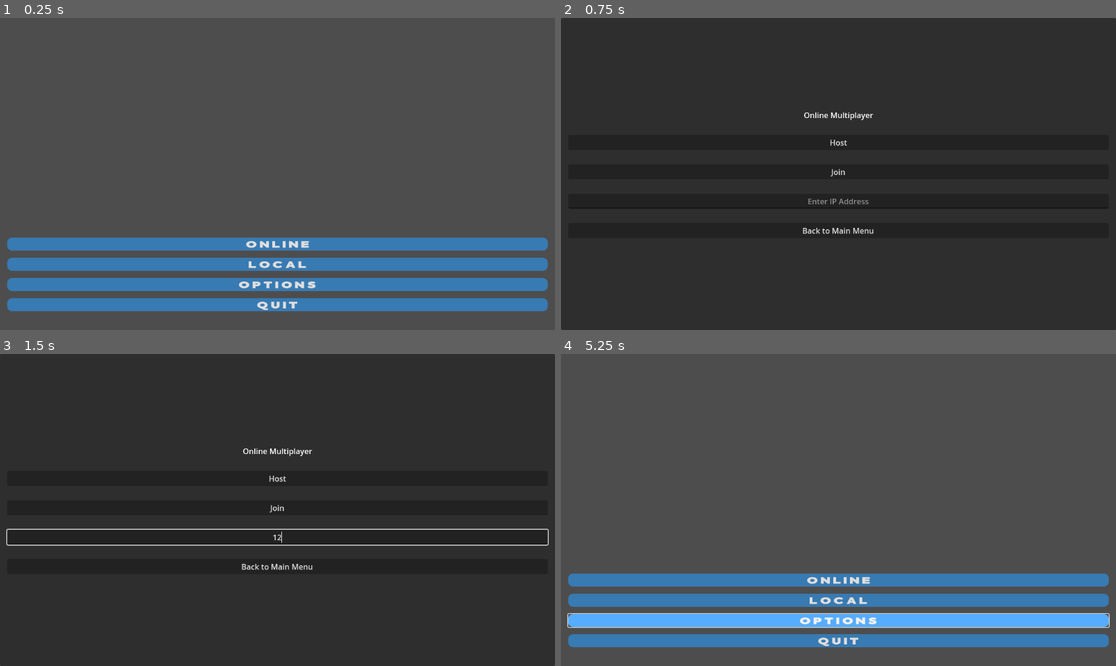
Above: before the commit, frames 1-4 (two rows, left to right).
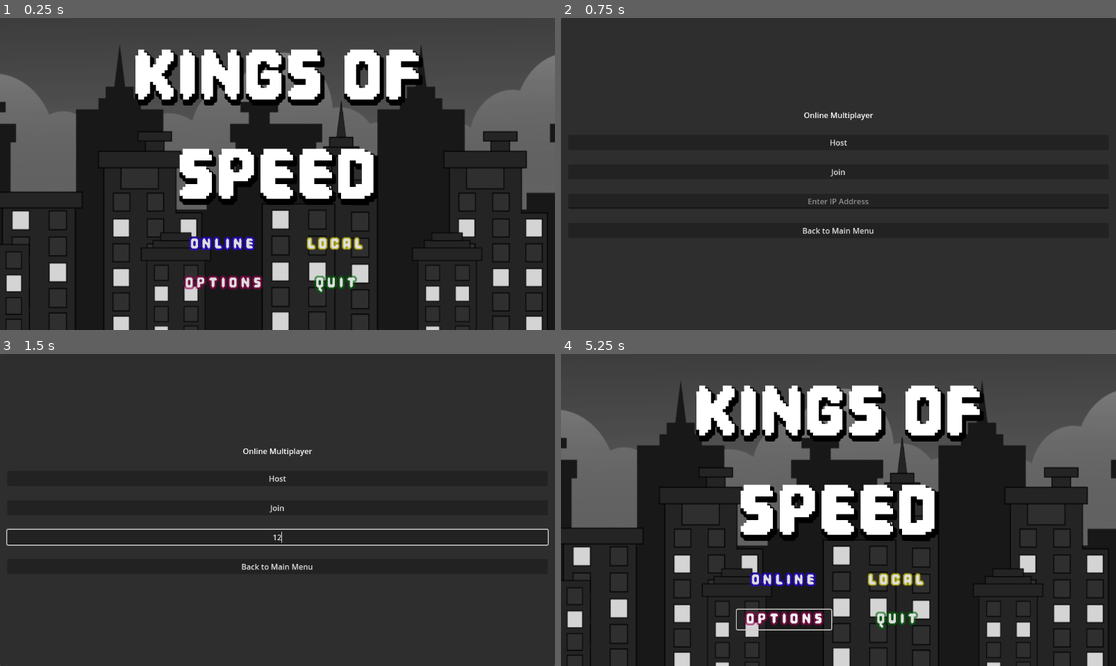
Above: after the commit, the same moments.

Repository: Puhalenthi/King-of-Speed
Game: Godot game, scene res://Scenes/MainMenu.tscn
Two runs of this game, one before a commit and one after it. Both use one fixed random seed, a clock stepped at 60 frames per second and the inputs below. Video files are missing from this copy of the repository; at most half a second of black plays in their place.
Inputs (mouse positions are in pixels of both pictures, inside the frame that each line leads up to):
- Up to frame 1 (0.25 s): no input
- Up to frame 2 (0.75 s): click "O N L I N E" at 0.5 s
- Up to frame 3 (1.5 s): click (277, 538) at 1.27 s; type "12" at 1.35 s
- Up to frame 4 (5.25 s): click "Back to Main Menu" at 2 s; click "L O C A L" at 2.75 s; click (838, 481) at 3.52 s; type "Alex" at 3.6 s; click (838, 534) at 3.75 s; type "Alex" at 3.83 s; click "Back to Main Menu" at 4.25 s; click "O P T I O N S" at 5 s

The runs differ from the first frame. In frame 1, 76% of the frame differs, in the area x 0-100%, y 8-100%; in frame 2, nothing differs; in frame 3, nothing differs; in frame 4, 76%.

Commit message:
menu overhaul

Diff:
--- a/kingofspeed/Scenes/MainMenu.tscn
+++ b/kingofspeed/Scenes/MainMenu.tscn
@@ -1,20 +1,20 @@
 [gd_scene load_steps=12 format=3 uid="uid://bey1012cmyh0m"]
 
-[ext_resource type="VideoStream" uid="uid://cck0bstdp31d6" path="res://mn.ogv" id="1_ghw46"]
-[ext_resource type="FontFile" uid="uid://drudngol87yc" path="res://NCLNeovibes-Demo.otf" id="2_df05h"]
+[ext_resource type="Texture2D" uid="uid://dhciti4qkal5i" path="res://Images/YLmx3q-modified.png" id="1_8um5k"]
 [ext_resource type="Script" uid="uid://bwds345lnfc65" path="res://Scripts/PlayLocal.gd" id="3_8um5k"]
 [ext_resource type="Script" uid="uid://b60wcvbbf725i" path="res://Scripts/PlayOnline.gd" id="3_df05h"]
 [ext_resource type="Script" uid="uid://chevttyx8rct8" path="res://Scripts/MainQuit.gd" id="4_xim88"]
+[ext_resource type="FontFile" uid="uid://q4s1an2fkmo4" path="res://Pixel Game.otf" id="5_df05h"]
 
 [sub_resource type="StyleBoxFlat" id="StyleBoxFlat_cayip"]
-bg_color = Color(0.335463, 0.675451, 1, 1)
+bg_color = Color(0.337255, 0.67451, 1, 0)
 corner_radius_top_left = 10
 corner_radius_top_right = 10
 corner_radius_bottom_right = 10
 corner_radius_bottom_left = 10
 
 [sub_resource type="StyleBoxFlat" id="StyleBoxFlat_158mb"]
-bg_color = Color(0.160784, 0.615686, 1, 0.568627)
+bg_color = Color(0.160784, 0.615686, 1, 0)
 border_color = Color(0.160784, 0.615686, 1, 0.568627)
 corner_radius_top_left = 10
 corner_radius_top_right = 10
@@ -22,28 +22,28 @@
 corner_radius_bottom_left = 10
 
 [sub_resource type="StyleBoxFlat" id="StyleBoxFlat_jsrd8"]
-bg_color = Color(0.337255, 0.67451, 1, 1)
+bg_color = Color(0.337255, 0.67451, 1, 0)
 corner_radius_top_left = 10
 corner_radius_top_right = 10
 corner_radius_bottom_right = 10
 corner_radius_bottom_left = 10
 
 [sub_resource type="StyleBoxFlat" id="StyleBoxFlat_wwsa2"]
-bg_color = Color(0.160784, 0.615686, 1, 0.568627)
+bg_color = Color(0.160784, 0.615686, 1, 0)
 corner_radius_top_left = 10
 corner_radius_top_right = 10
 corner_radius_bottom_right = 10
 corner_radius_bottom_left = 10
 
 [sub_resource type="StyleBoxFlat" id="StyleBoxFlat_wbdvm"]
-bg_color = Color(0.337255, 0.67451, 1, 1)
+bg_color = Color(0.337255, 0.67451, 1, 0)
 corner_radius_top_left = 10
 corner_radius_top_right = 10
 corner_radius_bottom_right = 10
 corner_radius_bottom_left = 10
 
 [sub_resource type="StyleBoxFlat" id="StyleBoxFlat_q3rjx"]
-bg_color = Color(0.160784, 0.615686, 1, 0.568627)
+bg_color = Color(0.160784, 0.615686, 1, 0)
 corner_radius_top_left = 10
 corner_radius_top_right = 10
 corner_radius_bottom_right = 10
@@ -51,25 +51,77 @@
 
 [node name="Node2D" type="Node2D"]
 
-[node name="VideoStreamPlayer" type="VideoStreamPlayer" parent="."]
-offset_left = -649.0
-offset_top = -368.0
-offset_right = 661.0
-offset_bottom = 379.0
-stream = ExtResource("1_ghw46")
-autoplay = true
-loop = true
+[node name="YLmx3q-modified" type="Sprite2D" parent="."]
+position = Vector2(628, 477)
+scale = Vector2(1.27422, 1.39306)
+texture = ExtResource("1_8um5k")
 
-[node name="Camera2D" type="Camera2D" parent="."]
+[node name="PlayOnline" type="Button" parent="."]
+offset_left = 363.0
+offset_top = 450.0
+offset_right = 559.0
+offset_bottom = 491.0
+theme_override_colors/font_outline_color = Color(0.168862, 3.85046e-07, 0.98201, 0.619608)
+theme_override_constants/outline_size = 15
+theme_override_fonts/font = ExtResource("5_df05h")
+theme_override_font_sizes/font_size = 40
+theme_override_styles/hover = SubResource("StyleBoxFlat_cayip")
+theme_override_styles/normal = SubResource("StyleBoxFlat_158mb")
+text = "O N L I N E"
+script = ExtResource("3_df05h")
+
+[node name="PlayLocal" type="Button" parent="."]
+offset_left = 597.0
+offset_top = 450.0
+offset_right = 793.0
+offset_bottom = 491.0
+theme_override_colors/font_outline_color = Color(0.968627, 0.933333, 0, 0.619608)
+theme_override_constants/outline_size = 10
+theme_override_fonts/font = ExtResource("5_df05h")
+theme_override_font_sizes/font_size = 40
+theme_override_styles/hover = SubResource("StyleBoxFlat_cayip")
+theme_override_styles/normal = SubResource("StyleBoxFlat_158mb")
+text = "L O C A L"
+script = ExtResource("3_8um5k")
+
+[node name="Options" type="Button" parent="."]
+offset_left = 365.0
+offset_top = 531.0
+offset_right = 561.0
+offset_bottom = 572.0
+theme_override_colors/font_outline_color = Color(0.625802, 4.81308e-08, 0.321785, 0.619608)
+theme_override_constants/outline_size = 15
+theme_override_fonts/font = ExtResource("5_df05h")
+theme_override_font_sizes/font_size = 40
+theme_override_styles/hover = SubResource("StyleBoxFlat_jsrd8")
+theme_override_styles/normal = SubResource("StyleBoxFlat_wwsa2")
+text = "O P T I O N S"
+
+[node name="Quit" type="Button" parent="."]
+offset_left = 599.0
+offset_top = 531.0
+offset_right = 795.0
+offset_bottom = 572.0
+theme_override_colors/font_outline_color = Color(0, 0.418413, 0.0370501, 0.619608)
+theme_override_constants/outline_size = 15
+theme_override_fonts/font = ExtResource("5_df05h")
+theme_override_font_sizes/font_size = 40
+theme_override_styles/hover = SubResource("StyleBoxFlat_wbdvm")
+theme_override_styles/normal = SubResource("StyleBoxFlat_q3rjx")
+text = "Q U I T"
+script = ExtResource("4_xim88")
 
 [node name="CanvasLayer" type="CanvasLayer" parent="."]
+visible = false
 
 [node name="MarginContainer" type="MarginContainer" parent="CanvasLayer"]
 anchors_preset = 15
 anchor_right = 1.0
 anchor_bottom = 1.0
-offset_top = 441.0
-offset_bottom = 441.0
+offset_left = 469.0
+offset_top = 418.0
+offset_right = -457.0
+offset_bottom = -44.0
 grow_horizontal = 2
 grow_vertical = 2
 theme_override_constants/margin_left = 15
@@ -81,41 +133,22 @@
 layout_mode = 2
 theme_override_constants/separation = 15
 
-[node name="PlayOnline" type="Button" parent="CanvasLayer/MarginContainer/VBoxContainer"]
-layout_mode = 2
-theme_override_fonts/font = ExtResource("2_df05h")
-theme_override_font_sizes/font_size = 20
-theme_override_styles/hover = SubResource("StyleBoxFlat_cayip")
-theme_override_styles/normal = SubResource("StyleBoxFlat_158mb")
-text = "O N L I N E"
-script = ExtResource("3_df05h")
+[node name="Label" type="Label" parent="."]
+offset_left = 55.0
+offset_top = 28.0
+offset_right = 1094.0
+offset_bottom = 437.0
+theme_override_colors/font_shadow_color = Color(0, 0, 0, 1)
+theme_override_constants/shadow_offset_x = 4
+theme_override_constants/shadow_offset_y = 8
+theme_override_constants/shadow_outline_size = 18
+theme_override_fonts/font = ExtResource("5_df05h")
+theme_override_font_sizes/font_size = 200
+text = "KINGS OF
+SPEED"
+horizontal_alignment = 1
+vertical_alignment = 1
 
-[node name="PlayLocal" type="Button" parent="CanvasLayer/MarginContainer/VBoxContainer"]
-layout_mode = 2
-theme_override_fonts/font = ExtResource("2_df05h")
-theme_override_font_sizes/font_size = 20
-theme_override_styles/hover = SubResource("StyleBoxFlat_cayip")
-theme_override_styles/normal = SubResource("StyleBoxFlat_158mb")
-text = "L O C A L"
-script = ExtResource("3_8um5k")
-
-[node name="Options" type="Button" parent="CanvasLayer/MarginContainer/VBoxContainer"]
-layout_mode = 2
-theme_override_fonts/font = ExtResource("2_df05h")
-theme_override_font_sizes/font_size = 20
-theme_override_styles/hover = SubResource("StyleBoxFlat_jsrd8")
-theme_override_styles/normal = SubResource("StyleBoxFlat_wwsa2")
-text = "O P T I O N S"
-
-[node name="Quit" type="Button" parent="CanvasLayer/MarginContainer/VBoxContainer"]
-layout_mode = 2
-theme_override_fonts/font = ExtResource("2_df05h")
-theme_override_font_sizes/font_size = 20
-theme_override_styles/hover = SubResource("StyleBoxFlat_wbdvm")
-theme_override_styles/normal = SubResource("StyleBoxFlat_q3rjx")
-text = "Q U I T"
-script = ExtResource("4_xim88")
-
-[connection signal="pressed" from="CanvasLayer/MarginContainer/VBoxContainer/PlayOnline" to="CanvasLayer/MarginContainer/VBoxContainer/PlayOnline" method="_on_pressed"]
-[connection signal="pressed" from="CanvasLayer/MarginContainer/VBoxContainer/PlayLocal" to="CanvasLayer/MarginContainer/VBoxContainer/PlayLocal" method="_on_pressed"]
-[connection signal="pressed" from="CanvasLayer/MarginContainer/VBoxContainer/Quit" to="CanvasLayer/MarginContainer/VBoxContainer/Quit" method="_on_pressed"]
+[connection signal="pressed" from="PlayOnline" to="PlayOnline" method="_on_pressed"]
+[connection signal="pressed" from="PlayLocal" to="PlayLocal" method="_on_pressed"]
+[connection signal="pressed" from="Quit" to="Quit" method="_on_pressed"]
--- a/kingofspeed/Scenes/Player.tscn
+++ b/kingofspeed/Scenes/Player.tscn
@@ -1,28 +1,377 @@
-[gd_scene load_steps=5 format=3 uid="uid://m4440o4jhv4t"]
-
-[ext_resource type="Script" uid="uid://d0v2anfpprdpg" path="res://Scripts/Player.gd" id="1_rpqav"]
-[ext_resource type="Texture2D" uid="uid://k4es1jdu27gl" path="res://Images/arrow.png" id="2_kyqiw"]
-
-[sub_resource type="BoxMesh" id="BoxMesh_qbkls"]
-
-[sub_resource type="RectangleShape2D" id="RectangleShape2D_cvnsp"]
-size = Vector2(20, 32)
+[gd_scene load_steps=55 format=3 uid="uid://cwsvyy7jtxxy5"]
+
+[ext_resource type="Texture2D" uid="uid://cbfetk8qf0umx" path="res://Sprites/Player/Speed_Boost_Running.png" id="1_fkybt"]
+[ext_resource type="Texture2D" uid="uid://b4yn4au0wbjrt" path="res://Sprites/Player/Falling.png" id="2_x3wgy"]
+[ext_resource type="Texture2D" uid="uid://cyxsrvi0llb1k" path="res://Sprites/Player/Stop_Running.png" id="3_3smsa"]
+[ext_resource type="Texture2D" uid="uid://dr8x5gfir2ode" path="res://Sprites/Player/Running.png" id="4_8erm5"]
+[ext_resource type="Texture2D" uid="uid://bahvw1wh00nou" path="res://Sprites/Player/Wall Jump.png" id="5_f1ek2"]
+
+[sub_resource type="AtlasTexture" id="AtlasTexture_tx1dd"]
+atlas = ExtResource("1_fkybt")
+region = Rect2(0, 0, 128, 128)
+
+[sub_resource type="AtlasTexture" id="AtlasTexture_gymyn"]
+atlas = ExtResource("1_fkybt")
+region = Rect2(128, 0, 128, 128)
+
+[sub_resource type="AtlasTexture" id="AtlasTexture_pu2lt"]
+atlas = ExtResource("1_fkybt")
+region = Rect2(256, 0, 128, 128)
+
+[sub_resource type="AtlasTexture" id="AtlasTexture_ukyrk"]
+atlas = ExtResource("1_fkybt")
+region = Rect2(384, 0, 128, 128)
+
+[sub_resource type="AtlasTexture" id="AtlasTexture_7dp3o"]
+atlas = ExtResource("1_fkybt")
+region = Rect2(512, 0, 128, 128)
+
+[sub_resource type="AtlasTexture" id="AtlasTexture_h4iuc"]
+atlas = ExtResource("1_fkybt")
+region = Rect2(640, 0, 128, 128)
+
+[sub_resource type="AtlasTexture" id="AtlasTexture_fd4e3"]
+atlas = ExtResource("1_fkybt")
+region = Rect2(768, 0, 128, 128)
+
+[sub_resource type="AtlasTexture" id="AtlasTexture_qqcod"]
+atlas = ExtResource("1_fkybt")
+region = Rect2(896, 0, 128, 128)
+
+[sub_resource type="AtlasTexture" id="AtlasTexture_igrcy"]
+atlas = ExtResource("1_fkybt")
+region = Rect2(1024, 0, 128, 128)
+
+[sub_resource type="AtlasTexture" id="AtlasTexture_fs7ks"]
+atlas = ExtResource("1_fkybt")
+region = Rect2(1152, 0, 128, 128)
+
+[sub_resource type="AtlasTexture" id="AtlasTexture_l6n3p"]
+atlas = ExtResource("1_fkybt")
+region = Rect2(1280, 0, 128, 128)
+
+[sub_resource type="AtlasTexture" id="AtlasTexture_olqyp"]
+atlas = ExtResource("1_fkybt")
+region = Rect2(1408, 0, 128, 128)
+
+[sub_resource type="AtlasTexture" id="AtlasTexture_wpjfl"]
+atlas = ExtResource("2_x3wgy")
+region = Rect2(0, 0, 128, 128)
+
+[sub_resource type="AtlasTexture" id="AtlasTexture_bi64h"]
+atlas = ExtResource("2_x3wgy")
+region = Rect2(128, 0, 128, 128)
+
+[sub_resource type="AtlasTexture" id="AtlasTexture_2ijsl"]
+atlas = ExtResource("2_x3wgy")
+region = Rect2(256, 0, 128, 128)
+
+[sub_resource type="AtlasTexture" id="AtlasTexture_p1odr"]
+atlas = ExtResource("2_x3wgy")
+region = Rect2(384, 0, 128, 128)
+
+[sub_resource type="AtlasTexture" id="AtlasTexture_0gysh"]
+atlas = ExtResource("2_x3wgy")
+region = Rect2(512, 0, 128, 128)
+
+[sub_resource type="AtlasTexture" id="AtlasTexture_vfarp"]
+atlas = ExtResource("2_x3wgy")
+region = Rect2(640, 0, 128, 128)
+
+[sub_resource type="AtlasTexture" id="AtlasTexture_y6uwr"]
+atlas = ExtResource("2_x3wgy")
+region = Rect2(768, 0, 128, 128)
+
+[sub_resource type="AtlasTexture" id="AtlasTexture_83xs0"]
+atlas = ExtResource("2_x3wgy")
+region = Rect2(896, 0, 128, 128)
+
+[sub_resource type="AtlasTexture" id="AtlasTexture_ypfnu"]
+atlas = ExtResource("2_x3wgy")
+region = Rect2(1024, 0, 128, 128)
+
+[sub_resource type="AtlasTexture" id="AtlasTexture_xuaoq"]
+atlas = ExtResource("2_x3wgy")
+region = Rect2(1152, 0, 128, 128)
+
+[sub_resource type="AtlasTexture" id="AtlasTexture_wohnl"]
+atlas = ExtResource("2_x3wgy")
+region = Rect2(1280, 0, 128, 128)
+
+[sub_resource type="AtlasTexture" id="AtlasTexture_36dho"]
+atlas = ExtResource("3_3smsa")
+region = Rect2(0, 0, 128, 128)
+
+[sub_resource type="AtlasTexture" id="AtlasTexture_yh6i2"]
+atlas = ExtResource("3_3smsa")
+region = Rect2(128, 0, 128, 128)
+
+[sub_resource type="AtlasTexture" id="AtlasTexture_nv4vc"]
+atlas = ExtResource("3_3smsa")
+region = Rect2(256, 0, 128, 128)
+
+[sub_resource type="AtlasTexture" id="AtlasTexture_8gxox"]
+atlas = ExtResource("3_3smsa")
+region = Rect2(384, 0, 128, 128)
+
+[sub_resource type="AtlasTexture" id="AtlasTexture_11gg7"]
+atlas = ExtResource("3_3smsa")
+region = Rect2(512, 0, 128, 128)
+
+[sub_resource type="AtlasTexture" id="AtlasTexture_qpa8y"]
+atlas = ExtResource("4_8erm5")
+region = Rect2(0, 0, 128, 128)
+
+[sub_resource type="AtlasTexture" id="AtlasTexture_sbwqj"]
+atlas = ExtResource("4_8erm5")
+region = Rect2(128, 0, 128, 128)
+
+[sub_resource type="AtlasTexture" id="AtlasTexture_xwi16"]
+atlas = ExtResource("4_8erm5")
+region = Rect2(256, 0, 128, 128)
+
+[sub_resource type="AtlasTexture" id="AtlasTexture_sweqm"]
+atlas = ExtResource("4_8erm5")
+region = Rect2(384, 0, 128, 128)
+
+[sub_resource type="AtlasTexture" id="AtlasTexture_ph33w"]
+atlas = ExtResource("4_8erm5")
+region = Rect2(512, 0, 128, 128)
+
+[sub_resource type="AtlasTexture" id="AtlasTexture_7ldla"]
+atlas = ExtResource("4_8erm5")
+region = Rect2(640, 0, 128, 128)
+
+[sub_resource type="AtlasTexture" id="AtlasTexture_r7t2e"]
+atlas = ExtResource("4_8erm5")
+region = Rect2(768, 0, 128, 128)
+
+[sub_resource type="AtlasTexture" id="AtlasTexture_nmr2m"]
+atlas = ExtResource("4_8erm5")
+region = Rect2(896, 0, 128, 128)
+
+[sub_resource type="AtlasTexture" id="AtlasTexture_ax3m3"]
+atlas = ExtResource("4_8erm5")
+region = Rect2(1024, 0, 128, 128)
+
+[sub_resource type="AtlasTexture" id="AtlasTexture_3vlem"]
+atlas = ExtResource("4_8erm5")
+region = Rect2(1152, 0, 128, 128)
+
+[sub_resource type="AtlasTexture" id="AtlasTexture_8eeqe"]
+atlas = ExtResource("4_8erm5")
+region = Rect2(1280, 0, 128, 128)
+
+[sub_resource type="AtlasTexture" id="AtlasTexture_5x828"]
+atlas = ExtResource("4_8erm5")
+region = Rect2(1408, 0, 128, 128)
+
+[sub_resource type="AtlasTexture" id="AtlasTexture_c1k8q"]
+atlas = ExtResource("5_f1ek2")
+region = Rect2(0, 0, 128, 128)
+
+[sub_resource type="AtlasTexture" id="AtlasTexture_e6mvm"]
+atlas = ExtResource("5_f1ek2")
+region = Rect2(128, 0, 128, 128)
+
+[sub_resource type="AtlasTexture" id="AtlasTexture_57lvd"]
+atlas = ExtResource("5_f1ek2")
+region = Rect2(256, 0, 128, 128)
+
+[sub_resource type="AtlasTexture" id="AtlasTexture_ie7r7"]
+atlas = ExtResource("5_f1ek2")
+region = Rect2(384, 0, 128, 128)
+
+[sub_resource type="AtlasTexture" id="AtlasTexture_vq3lt"]
+atlas = ExtResource("5_f1ek2")
+region = Rect2(512, 0, 128, 128)
+
+[sub_resource type="AtlasTexture" id="AtlasTexture_pukcj"]
+atlas = ExtResource("5_f1ek2")
+region = Rect2(640, 0, 128, 128)
+
+[sub_resource type="AtlasTexture" id="AtlasTexture_1htnp"]
+atlas = ExtResource("5_f1ek2")
+region = Rect2(768, 0, 128, 128)
+
+[sub_resource type="AtlasTexture" id="AtlasTexture_m376e"]
+atlas = ExtResource("5_f1ek2")
+region = Rect2(896, 0, 128, 128)
+
+[sub_resource type="SpriteFrames" id="SpriteFrames_6b312"]
+animations = [{
+"frames": [{
+"duration": 1.0,
+"texture": SubResource("AtlasTexture_tx1dd")
+}, {
+"duration": 1.0,
+"texture": SubResource("AtlasTexture_gymyn")
+}, {
+"duration": 1.0,
+"texture": SubResource("AtlasTexture_pu2lt")
+}, {
+"duration": 1.0,
+"texture": SubResource("AtlasTexture_ukyrk")
+}, {
+"duration": 1.0,
+"texture": SubResource("AtlasTexture_7dp3o")
+}, {
+"duration": 1.0,
+"texture": SubResource("AtlasTexture_h4iuc")
+}, {
+"duration": 1.0,
+"texture": SubResource("AtlasTexture_fd4e3")
+}, {
+"duration": 1.0,
+"texture": SubResource("AtlasTexture_qqcod")
+}, {
+"duration": 1.0,
+"texture": SubResource("AtlasTexture_igrcy")
+}, {
+"duration": 1.0,
+"texture": SubResource("AtlasTexture_fs7ks")
+}, {
+"duration": 1.0,
+"texture": SubResource("AtlasTexture_l6n3p")
+}, {
+"duration": 1.0,
+"texture": SubResource("AtlasTexture_olqyp")
+}],
+"loop": true,
+"name": &"boost running",
+"speed": 5.0
+}, {
+"frames": [{
+"duration": 1.0,
+"texture": SubResource("AtlasTexture_wpjfl")
+}, {
+"duration": 1.0,
+"texture": SubResource("AtlasTexture_bi64h")
+}, {
+"duration": 1.0,
+"texture": SubResource("AtlasTexture_2ijsl")
+}, {
+"duration": 1.0,
+"texture": SubResource("AtlasTexture_p1odr")
+}, {
+"duration": 1.0,
+"texture": SubResource("AtlasTexture_0gysh")
+}, {
+"duration": 1.0,
+"texture": SubResource("AtlasTexture_vfarp")
+}, {
+"duration": 1.0,
+"texture": SubResource("AtlasTexture_y6uwr")
+}, {
+"duration": 1.0,
+"texture": SubResource("AtlasTexture_83xs0")
+}, {
+"duration": 1.0,
+"texture": SubResource("AtlasTexture_ypfnu")
+}, {
+"duration": 1.0,
+"texture": SubResource("AtlasTexture_xuaoq")
+}, {
+"duration": 1.0,
+"texture": SubResource("AtlasTexture_wohnl")
+}],
+"loop": true,
+"name": &"falling",
+"speed": 5.0
+}, {
+"frames": [{
+"duration": 1.0,
+"texture": SubResource("AtlasTexture_36dho")
+}, {
+"duration": 1.0,
+"texture": SubResource("AtlasTexture_yh6i2")
+}, {
+"duration": 1.0,
+"texture": SubResource("AtlasTexture_nv4vc")
+}, {
+"duration": 1.0,
+"texture": SubResource("AtlasTexture_8gxox")
+}, {
+"duration": 1.0,
+"texture": SubResource("AtlasTexture_11gg7")
+}],
+"loop": true,
+"name": &"run stop",
+"speed": 5.0
+}, {
+"frames": [{
+"duration": 1.0,
+"texture": SubResource("AtlasTexture_qpa8y")
+}, {
+"duration": 1.0,
+"texture": SubResource("AtlasTexture_sbwqj")
+}, {
+"duration": 1.0,
+"texture": SubResource("AtlasTexture_xwi16")
+}, {
+"duration": 1.0,
+"texture": SubResource("AtlasTexture_sweqm")
+}, {
+"duration": 1.0,
+"texture": SubResource("AtlasTexture_ph33w")
+}, {
+"duration": 1.0,
+"texture": SubResource("AtlasTexture_7ldla")
+}, {
+"duration": 1.0,
+"texture": SubResource("AtlasTexture_r7t2e")
+}, {
+"duration": 1.0,
+"texture": SubResource("AtlasTexture_nmr2m")
+}, {
+"duration": 1.0,
+"texture": SubResource("AtlasTexture_ax3m3")
+}, {
+"duration": 1.0,
+"texture": SubResource("AtlasTexture_3vlem")
+}, {
+"duration": 1.0,
+"texture": SubResource("AtlasTexture_8eeqe")
+}, {
+"duration": 1.0,
+"texture": SubResource("AtlasTexture_5x828")
+}],
+"loop": true,
+"name": &"running",
+"speed": 5.0
+}, {
+"frames": [{
+"duration": 1.0,
+"texture": SubResource("AtlasTexture_c1k8q")
+}, {
+"duration": 1.0,
+"texture": SubResource("AtlasTexture_e6mvm")
+}, {
+"duration": 1.0,
+"texture": SubResource("AtlasTexture_57lvd")
+}, {
+"duration": 1.0,
+"texture": SubResource("AtlasTexture_ie7r7")
+}, {
+"duration": 1.0,
+"texture": SubResource("AtlasTexture_vq3lt")
+}, {
+"duration": 1.0,
+"texture": SubResource("AtlasTexture_pukcj")
+}, {
+"duration": 1.0,
+"texture": SubResource("AtlasTexture_1htnp")
+}, {
+"duration": 1.0,
+"texture": SubResource("AtlasTexture_m376e")
+}],
+"loop": true,
+"name": &"wall jump",
+"speed": 5.0
+}]
 
 [node name="Player" type="Node2D"]
 
-[node name="CharacterBody2D" type="CharacterBody2D" parent="." groups=["player"]]
-script = ExtResource("1_rpqav")
-
-[node name="MeshInstance2D" type="MeshInstance2D" parent="CharacterBody2D"]
-scale = Vector2(20, 32)
-mesh = SubResource("BoxMesh_qbkls")
-
-[node name="CollisionShape2D" type="CollisionShape2D" parent="CharacterBody2D"]
-shape = SubResource("RectangleShape2D_cvnsp")
-
-[node name="Camera2D" type="Camera2D" parent="CharacterBody2D"]
-zoom = Vector2(0.7, 0.7)
-
-[node name="Sprite2D" type="Sprite2D" parent="CharacterBody2D"]
-scale = Vector2(0.0264484, 0.043379)
-texture = ExtResource("2_kyqiw")
+[node name="AnimatedSprite2D" type="AnimatedSprite2D" parent="."]
+sprite_frames = SubResource("SpriteFrames_6b312")
+animation = &"running"
Binary file added: kingofspeed/Images/YLmx3q-modified.png
Not shown, added: kingofspeed/Images/YLmx3q-modified.png.import
Binary file added: kingofspeed/Images/YLmx3q.png
Not shown, added: kingofspeed/Images/YLmx3q.png.import
Binary file added: kingofspeed/Pixel Game.otf
Not shown, added: kingofspeed/Pixel Game.otf.import
